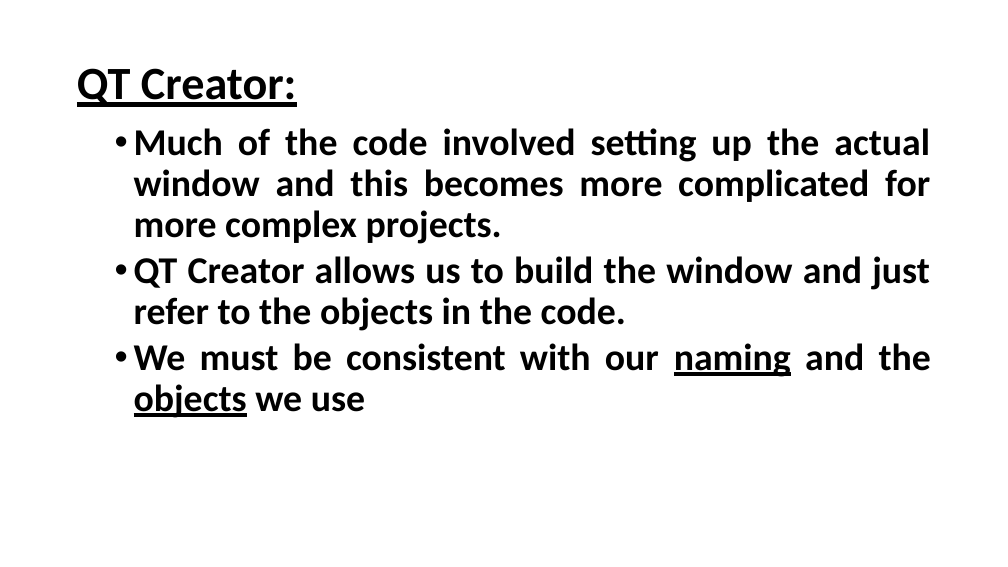
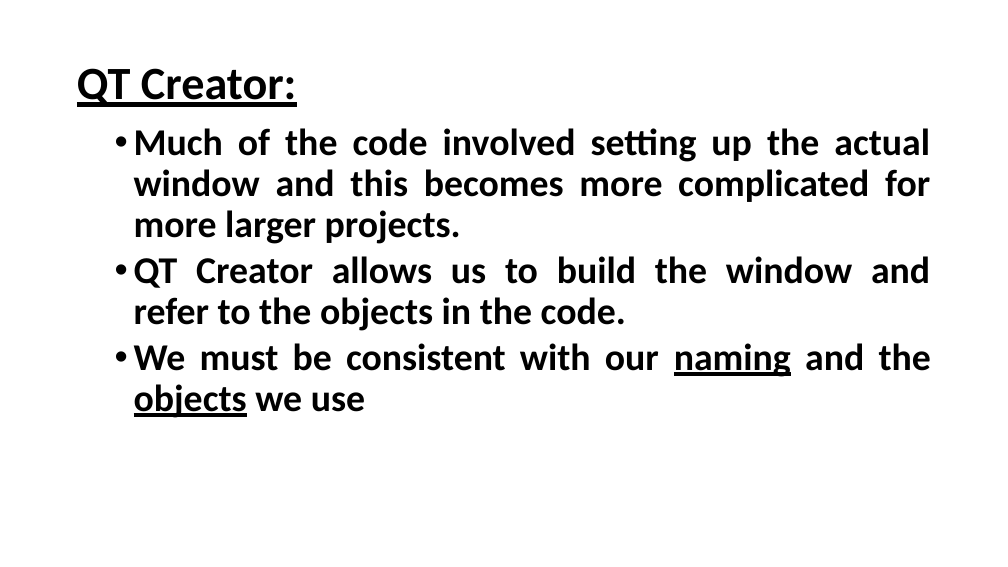
Before and after one commit to joeybrennan/Python-UI-Projects, a slide deck: slide 11 of GUI How to/User Interfaces.pptx (slide 10 before the commit). Drawn at 1008x567 pixels with LibreOffice and Linux fonts; fonts in the diff are those of the drawing; background and template pictures are left out. Boxes give left, top, right and bottom in pixels: in the first picture for what was removed or moved away, otherwise in the second. Text is boxed around its words. In the diff, an @@ line names an element or a change of style, - is before the commit and + after.

```diff
--- a/GUI How to/User Interfaces.pptx
+++ b/GUI How to/User Interfaces.pptx
@@ text at [134,128,930,331]: text changed @@
-  • Much of the code involved setting up the actual window and this becomes more complicated for more complex projects.
-  • QT Creator allows us to build the window and just refer to the objects in the code.
+  • Much of the code involved setting up the actual window and this becomes more complicated for more larger projects.
+  • QT Creator allows us to build the window and refer to the objects in the code.
```
Also in this commit, not shown: 5 other slides changed, 4 slides added.
